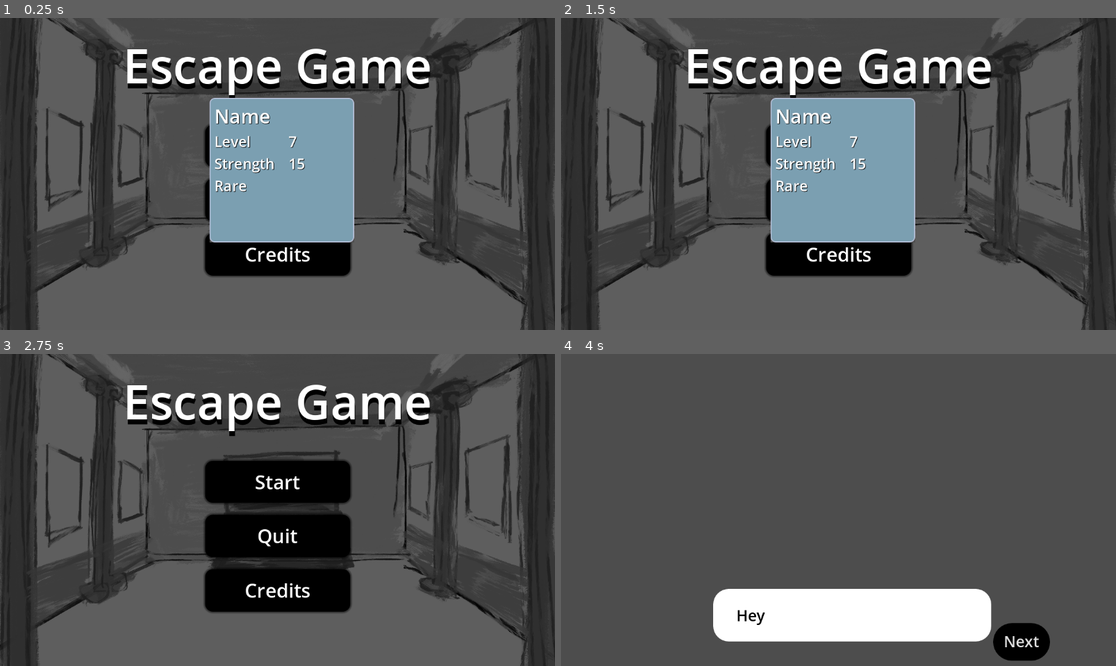
Above: before the commit, frames 1-4 (two rows, left to right).
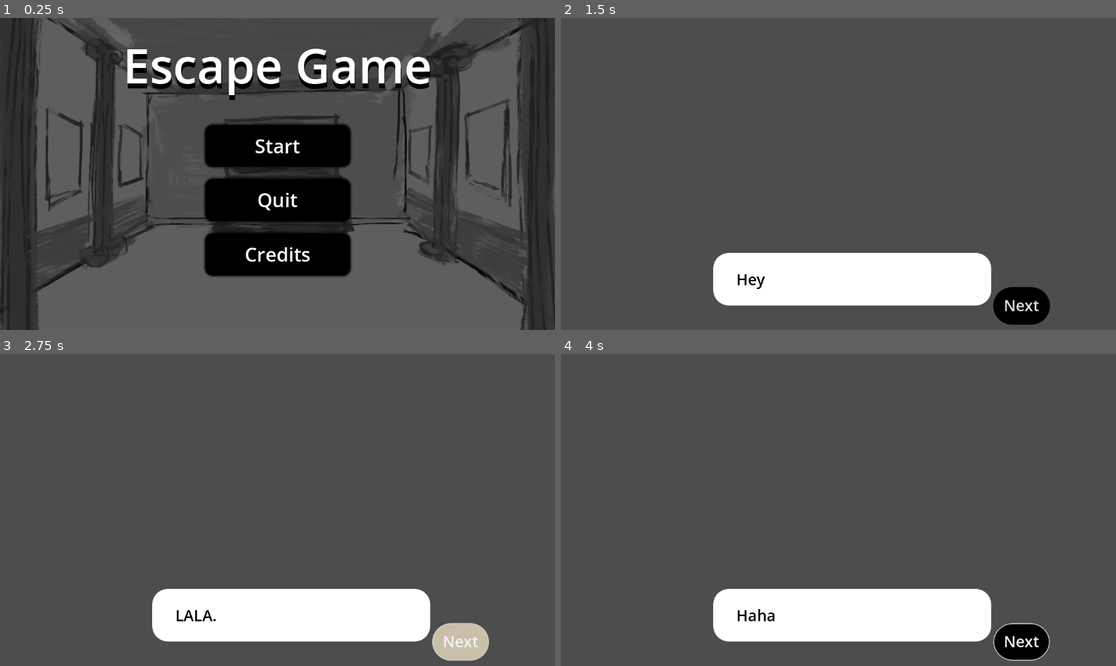
Above: after the commit, the same moments.

Repository: yaliu10/Escape-Room
Game: Godot game, scene res://Scenes/start_menu.tscn
Same seed, same stepped clock (60 frames per second), same inputs: the game is played once before the commit and once after it. The engine's default icon, where the game draws it, is replaced by a stand-in: a white triangle on a blue panel in a dark square.
Inputs (mouse positions are in pixels of both pictures, inside the frame that each line leads up to):
- Up to frame 1 (0.25 s): no input
- Up to frame 2 (1.5 s): click "Start" at 0.5 s; click (838, 145) at 1.25 s, where only the run before the commit has a clickable "Start"
- Up to frame 3 (2.75 s): click (460, 641) at 2 s, where only the run after the commit has a clickable "Next"
- Up to frame 4 (4 s): click (1021, 641) at 2.75 s, where only the run after the commit has a clickable "Next"; click (838, 481) at 3.5 s, where only the run before the commit has a clickable "Start"

The runs differ from the first frame. In frame 1, 12% of the frame differs, in the area x 37-64%, y 25-72%; in frame 2, 44%, in the area x 0-100%, y 0-100%; in frame 3, 42%; in frame 4, 0.2%.

Commit message:
Editing the info pop up

Diff:
--- a/escape-room/Resources/Placeholder2.tres
+++ b/escape-room/Resources/Key.tres
@@ -5,7 +5,7 @@
 
 [resource]
 script = ExtResource("1_f4kho")
-name = "2"
+name = "Key"
 rarity = "Rare"
 level = 1
 texture = ExtResource("2_h6rrw")
--- a/escape-room/Resources/Placeholder1.tres
+++ b/escape-room/Resources/Placeholder1.tres
@@ -9,5 +9,5 @@
 rarity = "Rare"
 level = 2
 texture = ExtResource("2_b1wyo")
-attribute_type = "Heal"
+attribute_type = "Strength"
 attribute_value = 2
--- a/escape-room/Scenes/item_info.tscn
+++ b/escape-room/Scenes/item_info.tscn
@@ -35,7 +35,6 @@
 unique_name_in_owner = true
 position = Vector2i(435, 166)
 size = Vector2i(300, 300)
-visible = true
 theme_override_styles/panel = SubResource("StyleBoxFlat_04mq2")
 
 [node name="VBoxContainer" type="VBoxContainer" parent="UI/ItemPopup"]
--- a/escape-room/Scenes/slot.tscn
+++ b/escape-room/Scenes/slot.tscn
@@ -7,14 +7,15 @@
 anchors_preset = 5
 anchor_left = 0.5
 anchor_right = 0.5
-offset_left = -30.0
-offset_right = 30.0
-offset_bottom = 60.0
+offset_left = -20.0
+offset_right = 20.0
+offset_bottom = 40.0
 grow_horizontal = 2
 script = ExtResource("1_msuqe")
 
 [node name="TextureRect" type="TextureRect" parent="."]
 layout_mode = 2
+expand_mode = 1
 
 [node name="Panel" type="Panel" parent="."]
 show_behind_parent = true
--- a/escape-room/Scenes/test_scene.tscn
+++ b/escape-room/Scenes/test_scene.tscn
@@ -2,48 +2,34 @@
 
 [ext_resource type="PackedScene" uid="uid://bqtk5jusks3x1" path="res://Scenes/slot.tscn" id="1_tjkqk"]
 [ext_resource type="Resource" uid="uid://dinp41728o3mx" path="res://Resources/Placeholder1.tres" id="2_l4pr1"]
-[ext_resource type="Resource" uid="uid://bgig8opp80co0" path="res://Resources/Placeholder2.tres" id="3_dhknx"]
+[ext_resource type="Resource" uid="uid://bgig8opp80co0" path="res://Resources/Key.tres" id="3_dhknx"]
 
 [node name="TestScene" type="Node2D"]
 
 [node name="UI" type="CanvasLayer" parent="."]
 
 [node name="ActionBar" type="HBoxContainer" parent="UI"]
-anchors_preset = -1
-anchor_left = 0.231
-anchor_top = 0.907
-anchor_right = 0.769
-anchor_bottom = 1.0
-offset_left = 55.888
-offset_top = 0.263977
-offset_right = -55.8881
+anchors_preset = 14
+anchor_top = 0.5
+anchor_right = 1.0
+anchor_bottom = 0.5
+offset_top = -20.0
+offset_bottom = 20.0
 grow_horizontal = 2
-grow_vertical = 0
-theme_override_constants/separation = 20
-metadata/_edit_use_anchors_ = true
+grow_vertical = 2
+theme_override_constants/separation = 40
+alignment = 1
 
 [node name="Slot" parent="UI/ActionBar" instance=ExtResource("1_tjkqk")]
 layout_mode = 2
-item = ExtResource("2_l4pr1")
 
 [node name="Slot2" parent="UI/ActionBar" instance=ExtResource("1_tjkqk")]
 layout_mode = 2
+item = ExtResource("3_dhknx")
 
 [node name="Slot3" parent="UI/ActionBar" instance=ExtResource("1_tjkqk")]
 layout_mode = 2
 
 [node name="Slot4" parent="UI/ActionBar" instance=ExtResource("1_tjkqk")]
 layout_mode = 2
-
-[node name="Slot5" parent="UI/ActionBar" instance=ExtResource("1_tjkqk")]
-layout_mode = 2
-
-[node name="Slot6" parent="UI/ActionBar" instance=ExtResource("1_tjkqk")]
-layout_mode = 2
-
-[node name="Slot7" parent="UI/ActionBar" instance=ExtResource("1_tjkqk")]
-layout_mode = 2
-
-[node name="Slot8" parent="UI/ActionBar" instance=ExtResource("1_tjkqk")]
-layout_mode = 2
-item = ExtResource("3_dhknx")
+item = ExtResource("2_l4pr1")
--- a/escape-room/Scripts/item_info.gd
+++ b/escape-room/Scripts/item_info.gd
@@ -23,4 +23,6 @@
 
 func set_value(item: Item):
 	%Name.text = item.name
-	%Information.text = item.description
+	%Level.text = str(item.level)
+	%Rarity.text = item.attribute_type
+	%AttributeValue.text = str(item.attribute_value)
